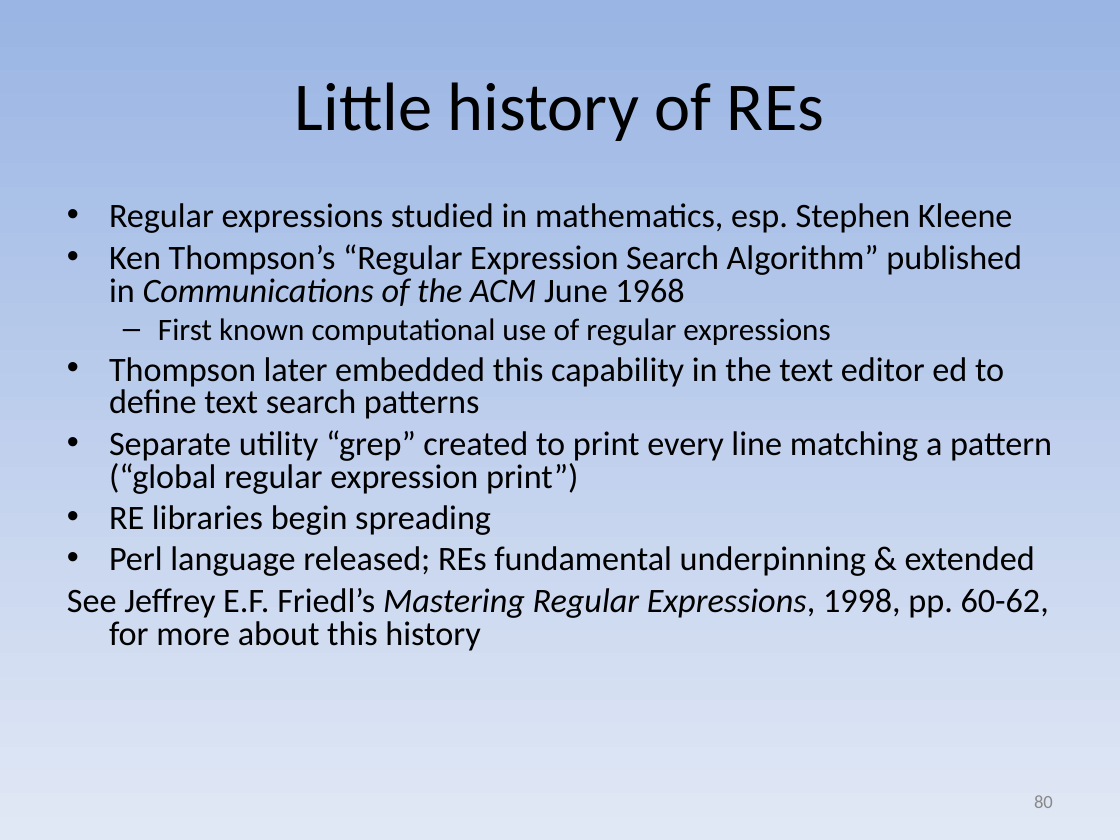
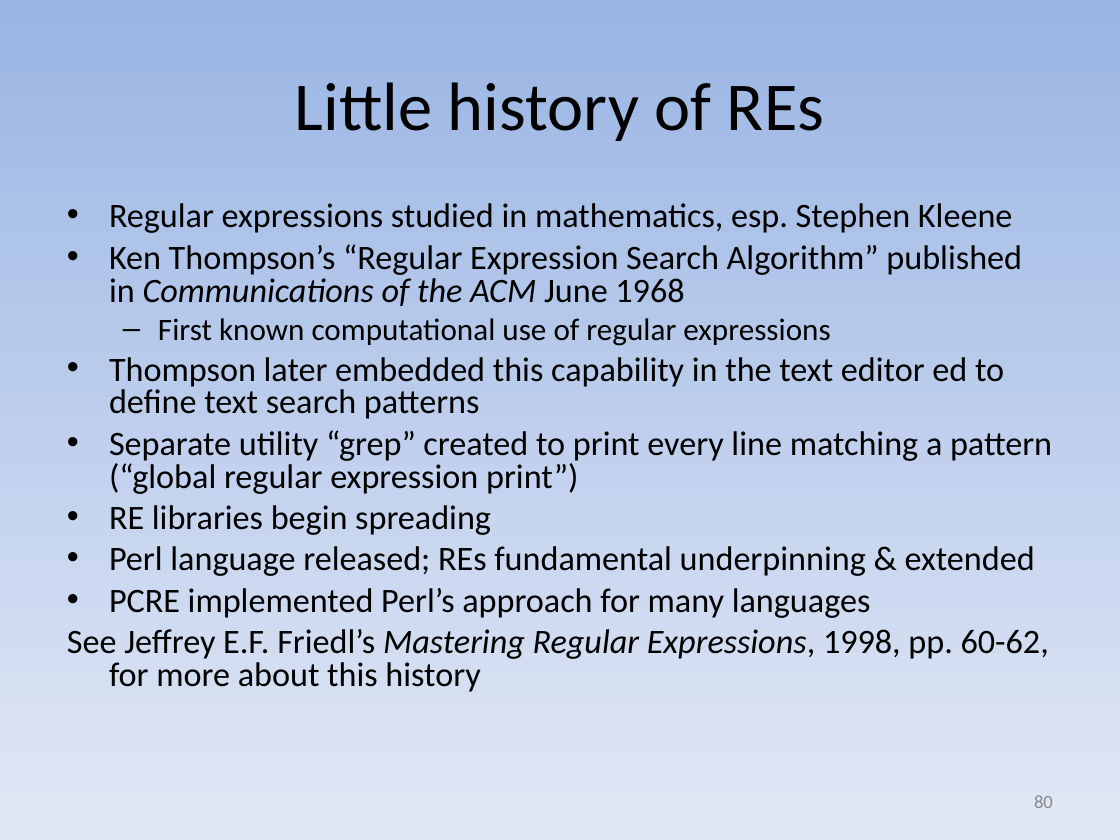
Before and after one commit to david-a-wheeler/david-a-wheeler.github.io, a slide deck: slide 80 of secure-class/presentations/Secure-Software-2-Input-Validation.ppt. Drawn at 1120x840 pixels with LibreOffice and Linux fonts; fonts in the diff are those of the drawing. Boxes give left, top, right and bottom in pixels: in the first picture for what was removed or moved away, otherwise in the second. Text is boxed around its words. In the diff, an @@ line names an element or a change of style, - is before the commit and + after.

```diff
--- a/secure-class/presentations/Secure-Software-2-Input-Validation.ppt
+++ b/secure-class/presentations/Secure-Software-2-Input-Validation.ppt
@@ text at (109,588,871,618): paragraph added @@
+• PCRE implemented Perl’s approach for many languages
```
Also in this commit, not shown: 5 other slides changed, 1 other file.
